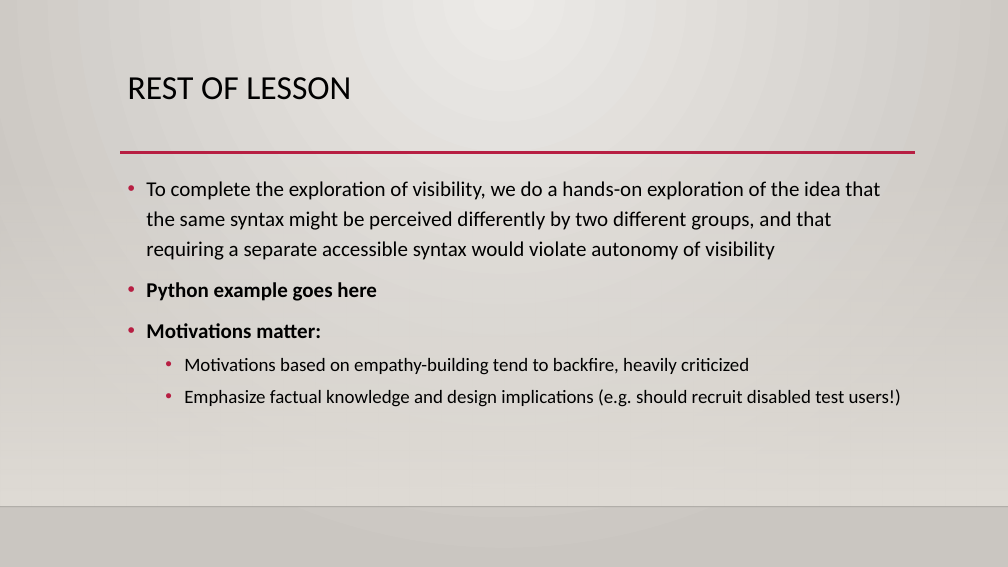
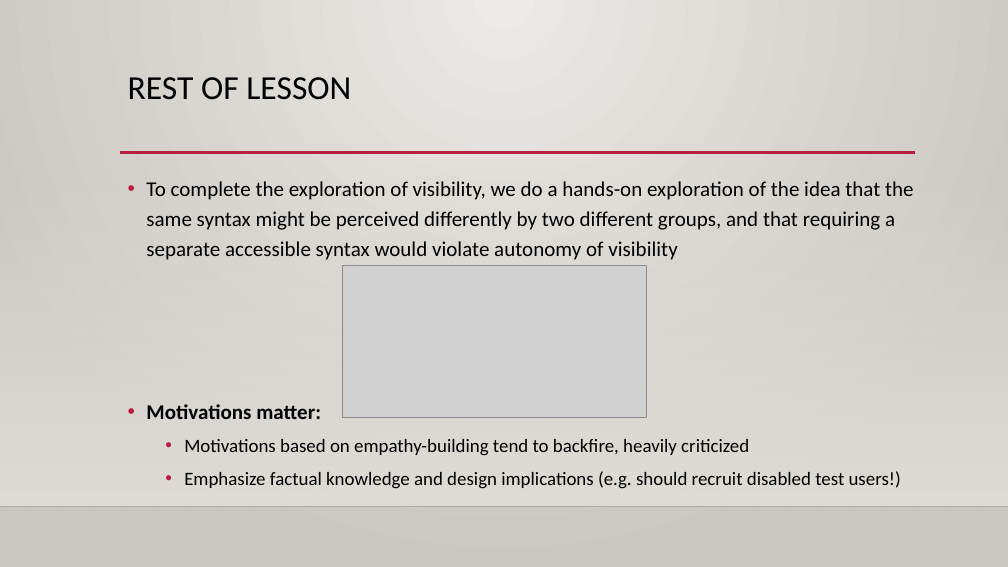
Before and after one commit to rbohrer/pl-course, a slide deck: slide 16 of hcpl/tfpie24.pptx. Drawn at 1008x567 pixels with LibreOffice and Linux fonts; fonts in the diff are those of the drawing; grey boxes stand for pictures; background and template pictures are left out. Boxes give left, top, right and bottom in pixels: in the first picture for what was removed or moved away, otherwise in the second. Text is boxed around its words. In the diff, an @@ line names an element or a change of style, - is before the commit and + after.

```diff
--- a/hcpl/tfpie24.pptx
+++ b/hcpl/tfpie24.pptx
@@ picture added at <box>343,265,647,417</box> @@
@@ text at <box>146,282,377,301</box>: paragraph removed @@
-• Python example goes here
```
Also in this commit, not shown: 2 other slides changed.
